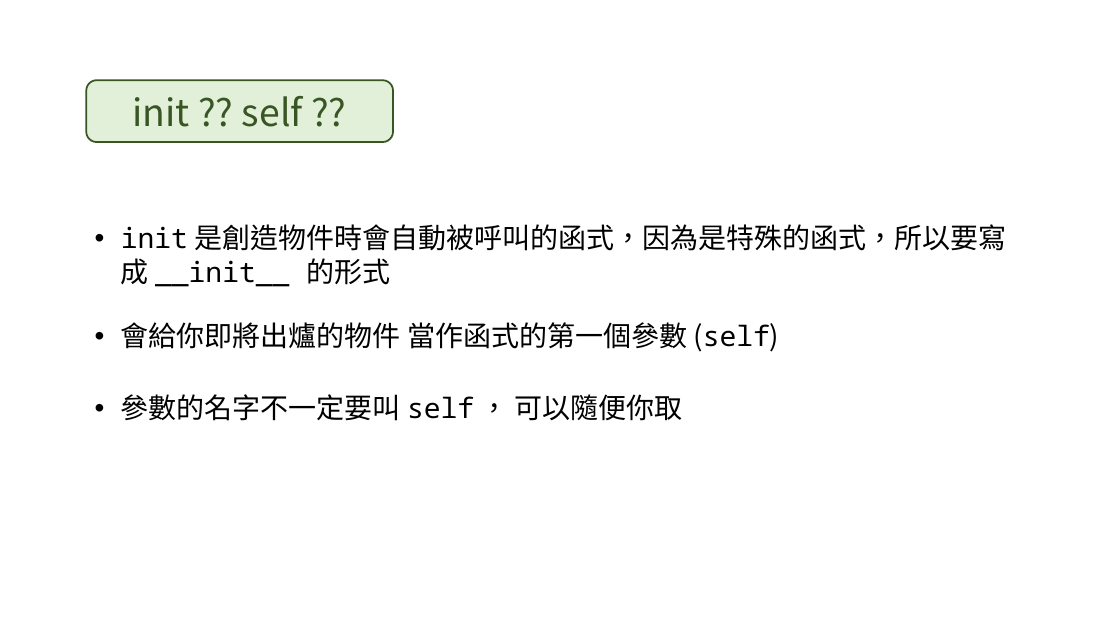
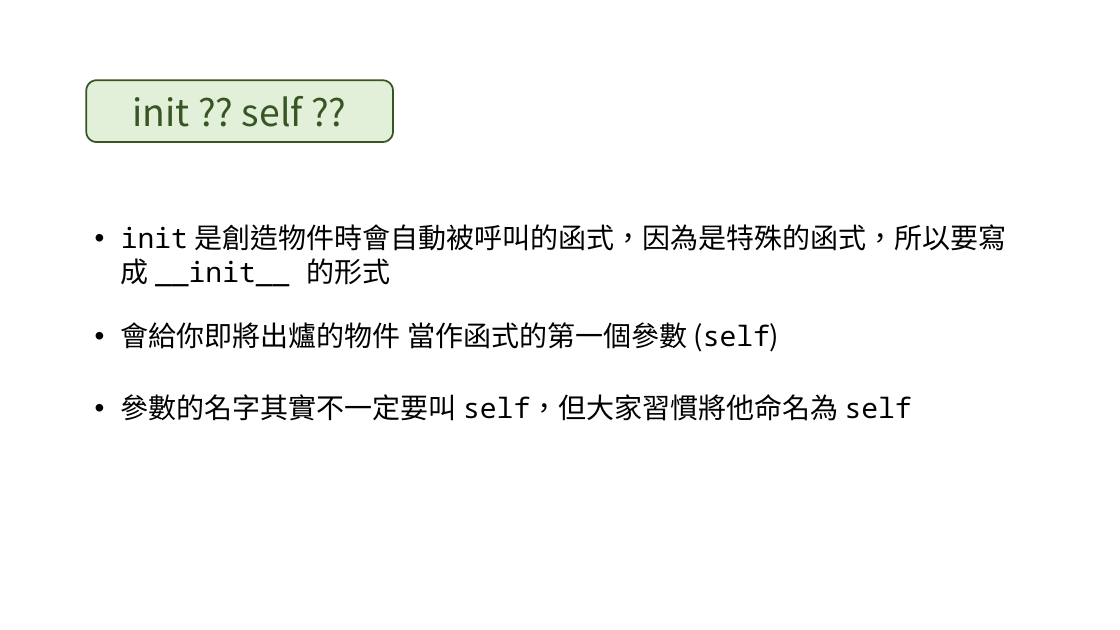
Before and after one commit to EnzoHuang0807/Sprout, a slide deck: slide 9 of slides/class.pptx. Drawn at 1120x630 pixels with LibreOffice and Linux fonts; fonts in the diff are those of the drawing. Boxes give left, top, right and bottom in pixels: in the first picture for what was removed or moved away, otherwise in the second. Text is boxed around its words. In the diff, an @@ line names an element or a change of style, - is before the commit and + after.

```diff
--- a/slides/class.pptx
+++ b/slides/class.pptx
@@ text at bbox=[121, 394, 912, 421]: text changed; font Noto Sans CJK SC to Noto Sans Mono @@
-• 參數的名字不一定要叫 self ， 可以隨便你取
+• 參數的名字其實不一定要叫 self，但大家習慣將他命名為 self
```
Also in this commit, not shown: 5 other slides changed, 1 other file.
